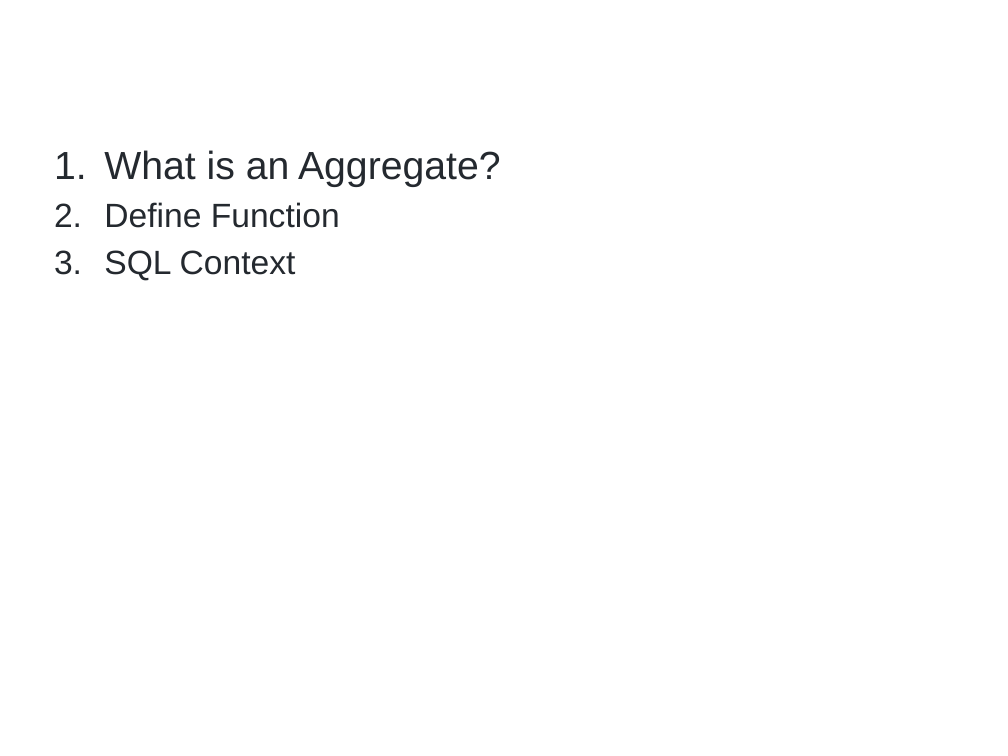
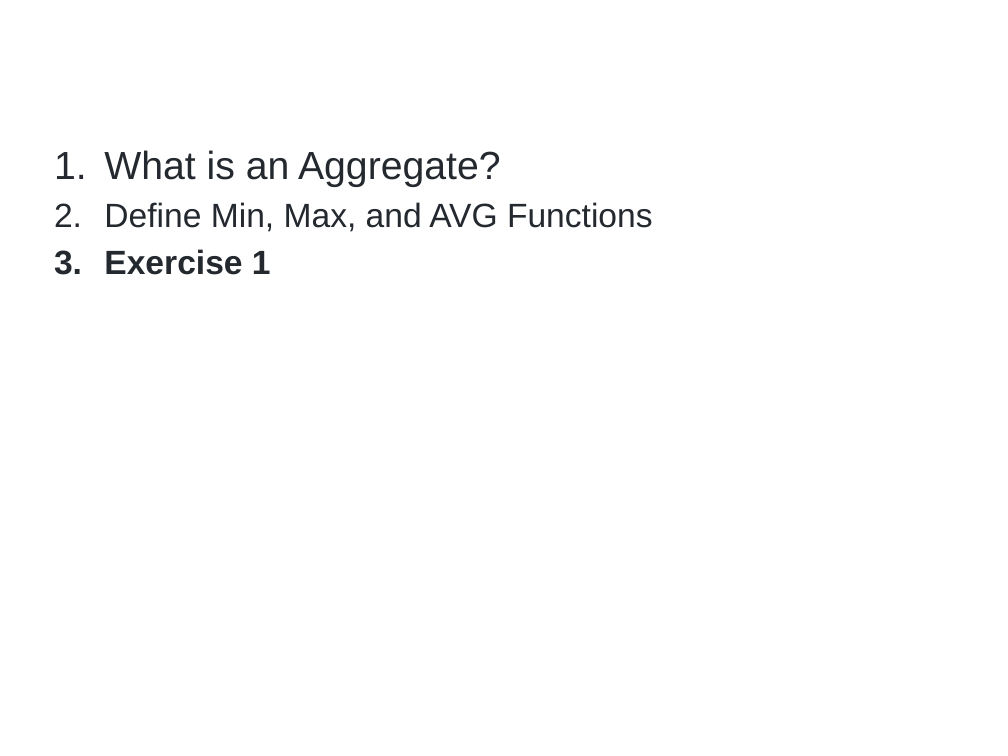
Before and after one commit to a099954/ABC-Program, a slide deck: slide 14 of SQL/03-aggregates.pptx (slide 12 before the commit). Drawn at 1008x756 pixels with LibreOffice and Linux fonts; fonts in the diff are those of the drawing; background and template pictures are left out. Boxes give left, top, right and bottom in pixels: in the first picture for what was removed or moved away, otherwise in the second. Text is boxed around its words. In the diff, an @@ line names an element or a change of style, - is before the commit and + after.

```diff
--- a/SQL/03-aggregates.pptx
+++ b/SQL/03-aggregates.pptx
@@ text at (x1=104, y1=202, x2=653, y2=275): text changed @@
-2. Define Function
-3. SQL Context
+2. Define Min, Max, and AVG Functions
+3. Exercise 1
```
Also in this commit, not shown: 8 other slides changed, 1 slide added, 1 slide removed, 6 other files.
